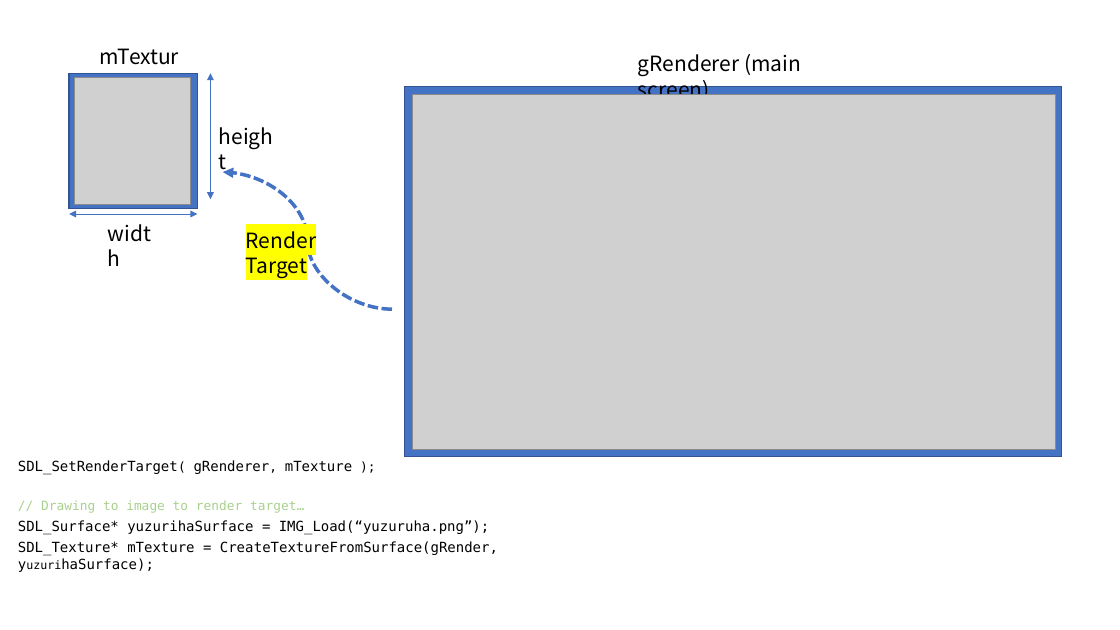
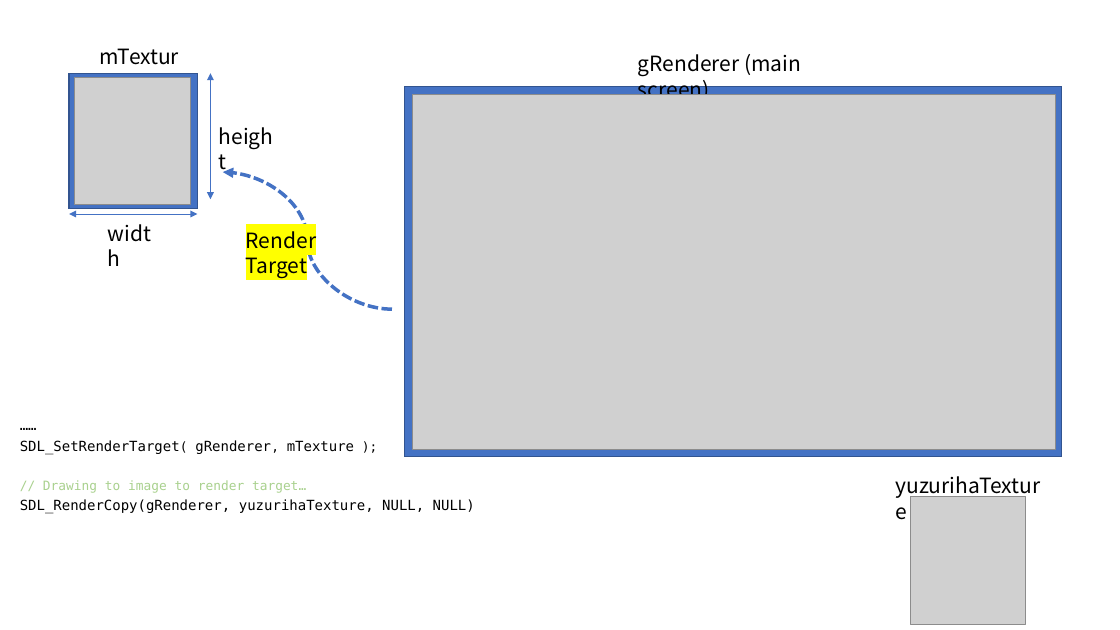
Before and after one commit to randoruf/randoruf.github.io, a slide deck: slide 4 of shared/pdf/docs/render_to_texture.pptx (slide 3 before the commit). Drawn at 1120x630 pixels with LibreOffice and Linux fonts; fonts in the diff are those of the drawing; grey boxes stand for pictures. Boxes give left, top, right and bottom in pixels: in the first picture for what was removed or moved away, otherwise in the second. Text is boxed around its words. In the diff, an @@ line names an element or a change of style, - is before the commit and + after.

```diff
--- a/shared/pdf/docs/render_to_texture.pptx
+++ b/shared/pdf/docs/render_to_texture.pptx
@@ text at [20, 440, 475, 514]: paragraph added @@
+……
@@ text "……": place and size @@
-text "……" at [18, 460, 498, 555]
+text "……" at [20, 440, 475, 514]
@@ text added at [887, 469, 1049, 502], 18 pt, text #000000 @@
+yuzurihaTexture
@@ text at [20, 499, 475, 514]: text changed @@
-SDL_Surface* yuzurihaSurface = IMG_Load(“yuzuruha.png”);
-SDL_Texture* mTexture = CreateTextureFromSurface(gRender, yuzurihaSurface);
+SDL_RenderCopy(gRenderer, yuzurihaTexture, NULL, NULL)
@@ picture added at [911, 497, 1027, 624] @@
```
Also in this commit, not shown: 3 other slides changed, 1 slide added, 1 other file.
